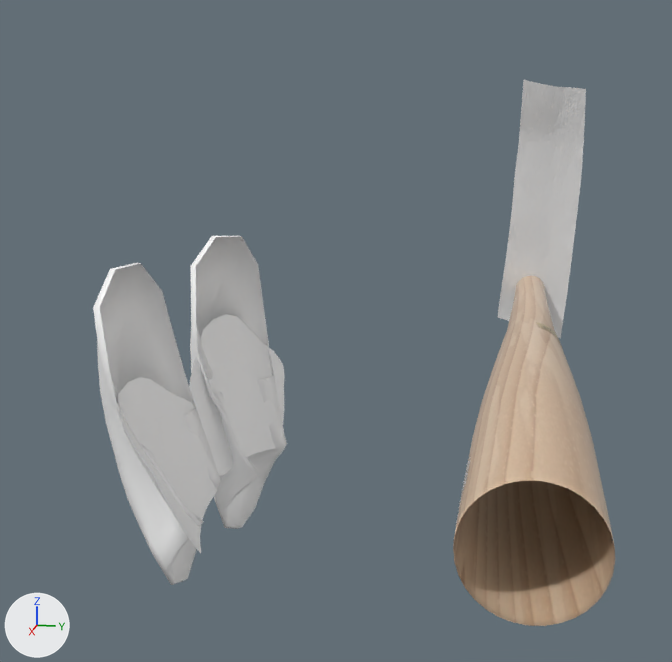
A saved change to the glTF model public/assets/openBack.glb.
Before and after are seen from a 50 mm camera at (0.697, -0.01, 0.179) aimed at (-0.049, -0.159, -0.008). Lighting does not change. The marker at lower left points along +X, +Y and +Z. The first picture is the older version. Where no turn or scale is listed for an object, it has been applied to the vertices.

The first picture shows 'indexHood', 'indexPad', 'middleHood', 'middlePad', 'openBack', 'pinkyName' and 2 more.
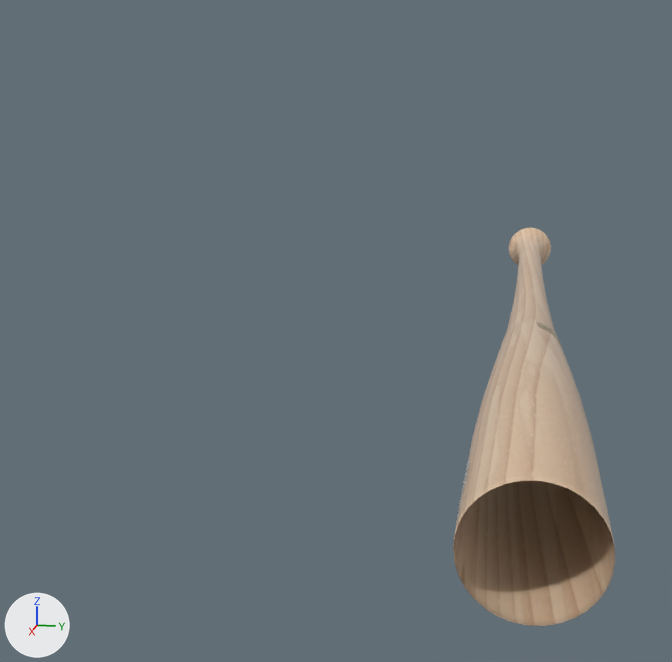
Changed parts and their boxes [x1, y1, x2, y2] in the pictures (672 x 662 px):
'indexHood', deleted
    before: [93, 263, 221, 585]
'pinkyName', deleted
    before: [497, 80, 586, 338]
'middleHood', deleted
    before: [190, 236, 287, 529]
'middlePad', deleted
    before: [189, 314, 285, 476]
'indexPad', deleted
    before: [118, 377, 217, 553]

Patch to the scene script:
```diff
--- a/public/assets/openBack.glb.py
+++ b/public/assets/openBack.glb.py
@@ ob_pinkyname @@
-ob_pinkyname = bpy.data.objects.new('pinkyName', me_object_006)
-ob_pinkyname.location = (0.0, 0.0, 0.0)
@@ ob_indexhood @@
-ob_indexhood = bpy.data.objects.new('indexHood', me_mesh_001)
-ob_indexhood.location = (0.068, -0.11, -0.005)
@@ ob_middlehood @@
-ob_middlehood = bpy.data.objects.new('middleHood', me_mesh_002)
-ob_middlehood.location = (-0.042, -0.244, -0.08)
@@ ob_indexpad @@
-ob_indexpad = bpy.data.objects.new('indexPad', me_mesh_004)
-ob_indexpad.location = (0.0, 0.0, 0.0)
@@ ob_middlepad @@
-ob_middlepad = bpy.data.objects.new('middlePad', me_mesh_005)
-ob_middlepad.location = (0.0, 0.0, 0.0)
```
